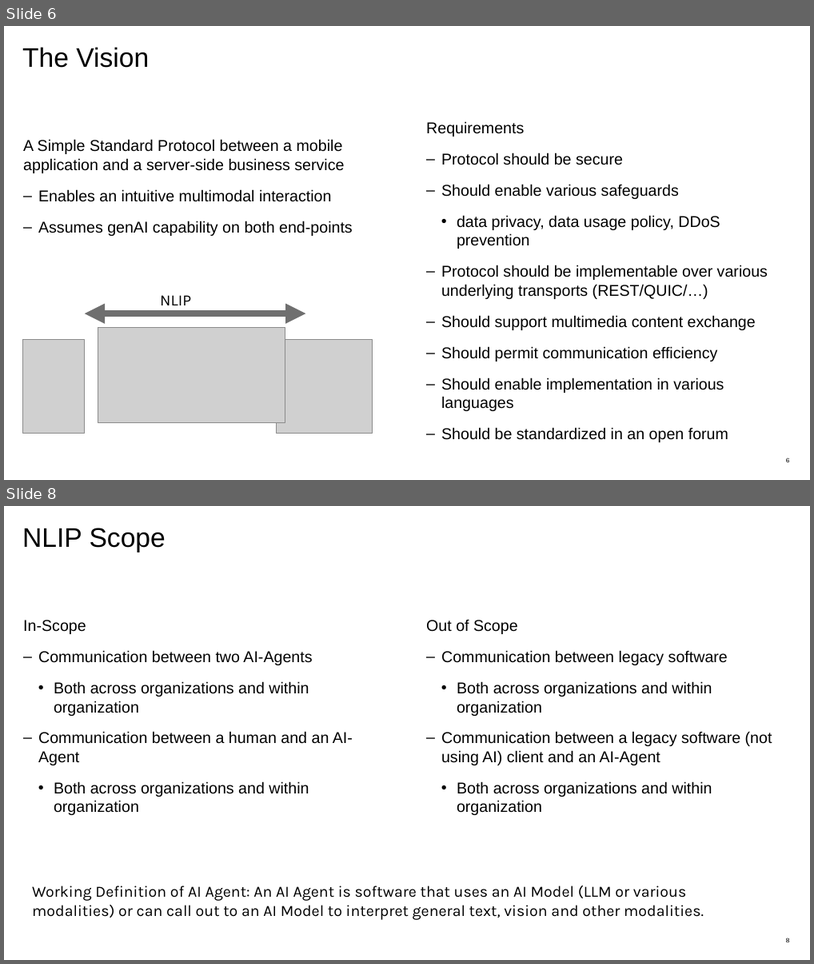
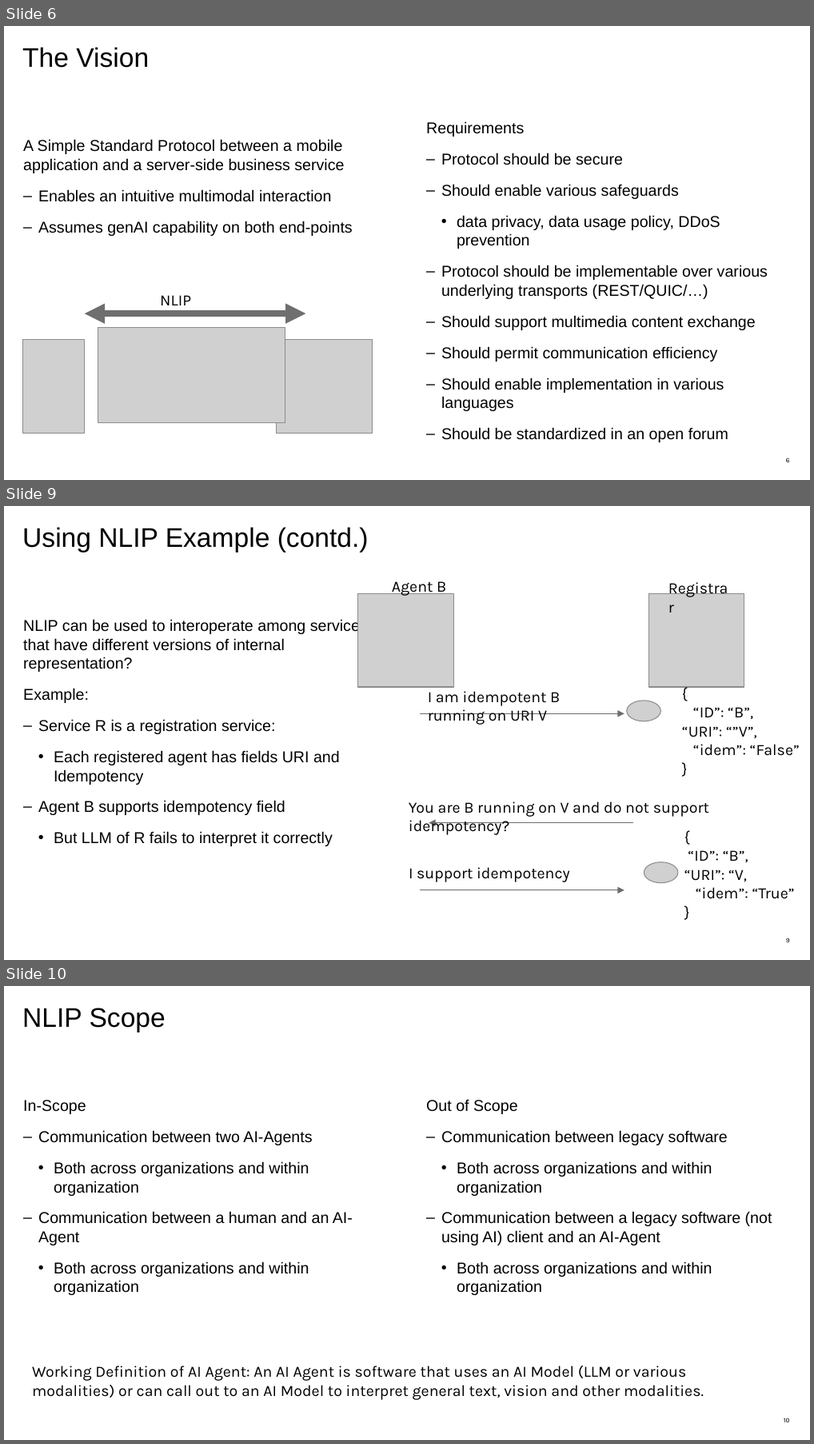
Before and after one commit to nlip-project/documents, a slide deck: NLIP_Briefer.pptx. Shown one above the other, each under a label of ours: slides 6 and 8 before the commit, slides 6, 9 and 10 after it; the slides between them are not shown. The pictures are 814x964 and 814x1444 pixels, drawn with LibreOffice and Linux fonts; fonts in the diff are those of the drawing; grey boxes stand for pictures. Boxes give left, top, right and bottom in pixels: in the first picture for what was removed or moved away, otherwise in the second. Text is boxed around its words. In the diff, an @@ line names an element or a change of style, - is before the commit and + after.

```diff
--- a/NLIP_Briefer.pptx
+++ b/NLIP_Briefer.pptx
@@ slide 9 added at (4,506,810,960), background #FFFFFF @@
@@ title added at (22,527,369,552), 24 pt, text #000000 @@
+Using NLIP Example (contd.)
@@ text added at (661,574,741,601), 14 pt, text #000000 @@
+Registrar
@@ picture added at (358,593,454,687) @@
@@ text added at (392,581,446,597), 14 pt, text #000000 @@
+Agent B
@@ picture added at (649,593,745,687) @@
@@ text added at (23,619,368,846), 14 pt, text #000000 @@
+NLIP can be used to interoperate among services that have different versions of internal representation?
+Example:
+  – Service R is a registration service:
+    • Each registered agent has fields URI and Idempotency
+  – Agent B supports idempotency field
+    • But LLM of R fails to interpret it correctly
@@ text added at (428,691,560,724), 14 pt, text #000000 @@
+I am idempotent B
+running on URI V
@@ arrow added from (420, 713) to (625, 713), #6D6D6D 0.75 pt @@
@@ picture added at (627,700,662,721) @@
@@ text added at (682,707,800,756), 14 pt, text #000000 @@
+{
+“ID”: “B”,
+“URI”: “”V”,
+“idem”: “False”
+}
@@ text added at (409,801,710,816), 14 pt, text #000000 @@
+You are B running on V and do not support idempotency?
@@ arrow added from (634, 823) to (429, 823), #6D6D6D 0.75 pt @@
@@ picture added at (644,862,678,883) @@
@@ text added at (685,850,795,899), 14 pt, text #000000 @@
+{
+“ID”: “B”,
+“URI”: “V,
+“idem”: “True”
+}
@@ text added at (409,867,570,882), 14 pt, text #000000 @@
+I support idempotency
@@ arrow added from (420, 890) to (625, 890), #6D6D6D 0.75 pt @@
@@ page number added at (786,937,790,942), 6 pt, text #000000 @@
+9
@@ what was slide 8 is now slide 10 @@
@@ page number at (784,1417,790,1422): text changed @@
-8
+10
```
Also in this commit, not shown: 4 slides changed, 8 other slides added.
